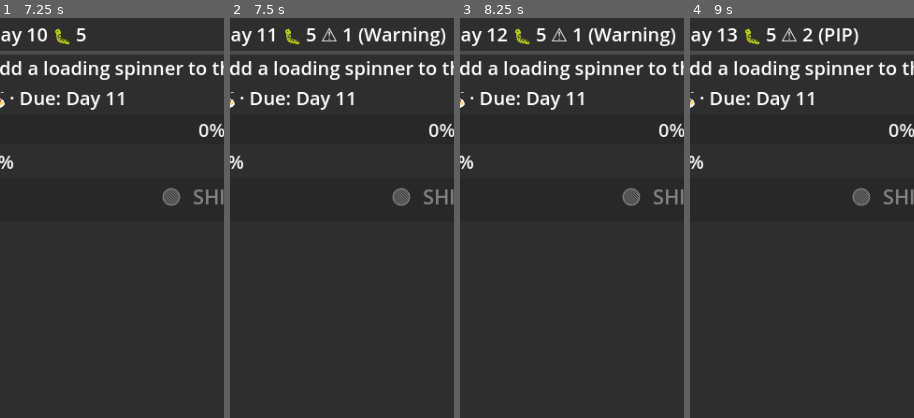
Above: before the commit, frames 1-4 (left to right).
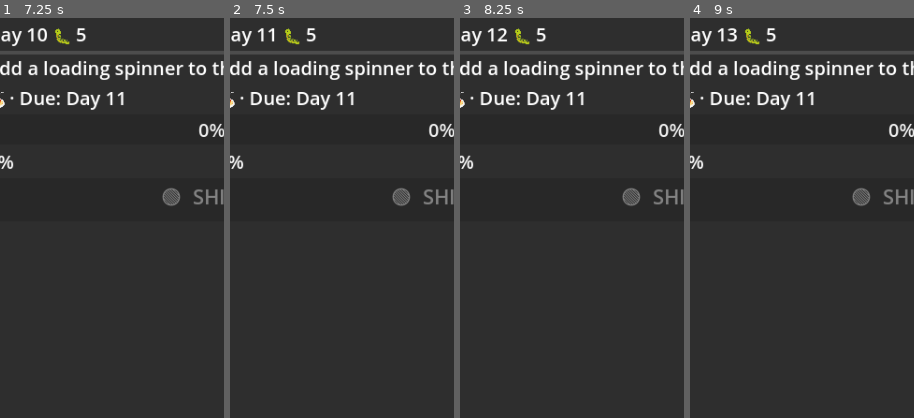
Above: after the commit, the same moments.

Repository: lmchoi/game-code-monkey-code
Game: Godot game, scene res://scenes/game_ui.tscn
Two runs of this game, one before a commit and one after it. Both use one fixed random seed, a clock stepped at 60 frames per second and the inputs below.
Inputs:
- Up to frame 1 (7.25 s): click "HUSTLE" at 0.5 s; click "WORK" at 1.25 s; click "🟢 SHIP IT" at 2 s; click "WORK" at 2.75 s; click "🟢 SHIP IT" at 3.5 s; click "HUSTLE" at 4.25 s; click "WORK" at 5 s; click "🟢 SHIP IT" at 5.75 s; click "HUSTLE" at 6.5 s
- Up to frame 2 (7.5 s): tap Enter at 7.25 s
- Up to frame 3 (8.25 s): tap Space at 8 s
- Up to frame 4 (9 s): tap Enter at 8.75 s
The pictures show only the part of the screen within x 3-53%, y 0-50%; the shares and areas given below are measured in that part.

Frame 1 is identical in both runs. In frame 2, 1.0% of the frame differs, in the area x 41-97%, y 2-7%; in frame 3, 1.0%; in frame 4, 0.6%.

Commit message:
fix: fix log ordering and move detection into _check_game_state
game_over was logged before the hustle action that triggered it because
_on_game_over fired synchronously inside the old _hustle_detection() call.

Detection logic is now inlined into _check_game_state("hustle"), where it
runs after the action is logged. Overdue escalation and detection both add
strikes; a single fired check handles both outcomes — consistent pattern,
one place. Also logs overdue auto-escalation as auto_strike events, and
logs detection hits as detected events.

Co-Authored-By: Claude Sonnet 4.6 <noreply@anthropic.com>

Diff:
--- a/autoloads/game_manager.gd
+++ b/autoloads/game_manager.gd
@@ -85,10 +85,6 @@
 	task_overdue = _is_task_overdue(day, TaskManager.current_task["deadline_day"])
 	money += int(balance.hustle_income)
 
-	var strikes_before = strikes
-	_hustle_detection()
-	var detected = strikes > strikes_before
-
 	_do_bookkeeping()
 
 	GameLogger.log({
@@ -97,11 +93,10 @@
 		"action": "hustle",
 		"bugs": bugs,
 		"money": money,
-		"detected": detected,
 		"strikes": strikes
 	})
 
-	_check_game_state()
+	_check_game_state("hustle")
 	day += 1
 
 func calculate_detection_chance(strike_count: int, overdue: bool) -> float:
@@ -113,14 +108,6 @@
 	elif strike_count == 2:
 		chance += balance.detection_strike2_bonus
 	return chance
-
-func _hustle_detection() -> void:
-	var chance := calculate_detection_chance(strikes, task_overdue)
-	if randf() < chance:
-		strikes += 1
-		if strikes >= int(balance.max_strikes):
-			game_over_reason = "fired_hustle"
-			game_over.emit("fired_hustle")
 
 func _is_task_overdue(current_day: int, deadline_day: int) -> bool:
 	return current_day > deadline_day
@@ -134,18 +121,22 @@
 	if day % int(balance.payday_interval) == 0:
 		money += int(balance.salary_per_payday)
 
-func _check_game_state() -> void:
+func _check_game_state(action: String = "") -> void:
+	if action == "hustle" and randf() < calculate_detection_chance(strikes, task_overdue):
+		strikes += 1
+		GameLogger.log({"event": "detected", "day": day, "strikes": strikes})
+	if overdue_days >= int(balance.max_overdue_days):
+		strikes += 1
+		overdue_days = 0
+		GameLogger.log({"event": "auto_strike", "day": day, "reason": "overdue", "strikes": strikes})
+	if strikes >= int(balance.max_strikes):
+		game_over_reason = "fired_hustle" if action == "hustle" else "fired_overdue"
+		game_over.emit(game_over_reason)
+		return
 	if bugs >= int(balance.bug_spiral_threshold):
 		game_over_reason = "bug_spiral"
 		game_over.emit("bug_spiral")
 		return
-	if overdue_days >= int(balance.max_overdue_days):
-		strikes += 1
-		overdue_days = 0
-		if strikes >= int(balance.max_strikes):
-			game_over_reason = "fired_overdue"
-			game_over.emit("fired_overdue")
-			return
 	if money >= int(balance.win_goal):
 		game_over_reason = "win"
 		game_over.emit("win")
--- a/test/unit/test_game_manager.gd
+++ b/test/unit/test_game_manager.gd
@@ -15,6 +15,7 @@
 		"max_strikes": 3,
 		"bug_spiral_threshold": 50,
 		"max_overdue_days": 3,
+		"win_goal": 5000,
 	}
 
 # === PROGRESS DELTA TESTS ===
@@ -69,14 +70,14 @@
 	game_manager.balance["detection_base"] = 1.0
 	watch_signals(game_manager)
 	game_manager.strikes = int(game_manager.balance.max_strikes) - 1
-	game_manager._hustle_detection()
+	game_manager._check_game_state("hustle")
 	assert_signal_emitted_with_parameters(game_manager, "game_over", ["fired_hustle"])
 
 func test_no_game_over_if_detection_misses():
 	game_manager.balance["detection_base"] = 0.0
-	game_manager.strikes = int(game_manager.balance.max_strikes)
+	game_manager.strikes = int(game_manager.balance.max_strikes) - 1
 	watch_signals(game_manager)
-	game_manager._hustle_detection()
+	game_manager._check_game_state("hustle")
 	assert_signal_not_emitted(game_manager, "game_over")
 
 # === BUG SPIRAL TESTS ===
Not shown, changed: docs/plans/README.md
